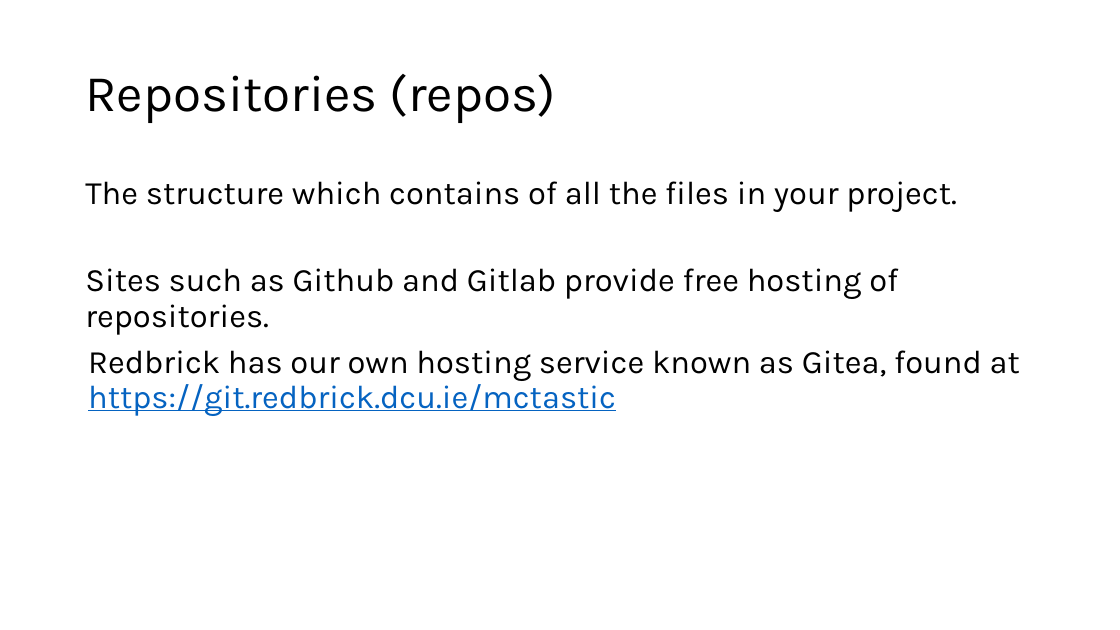
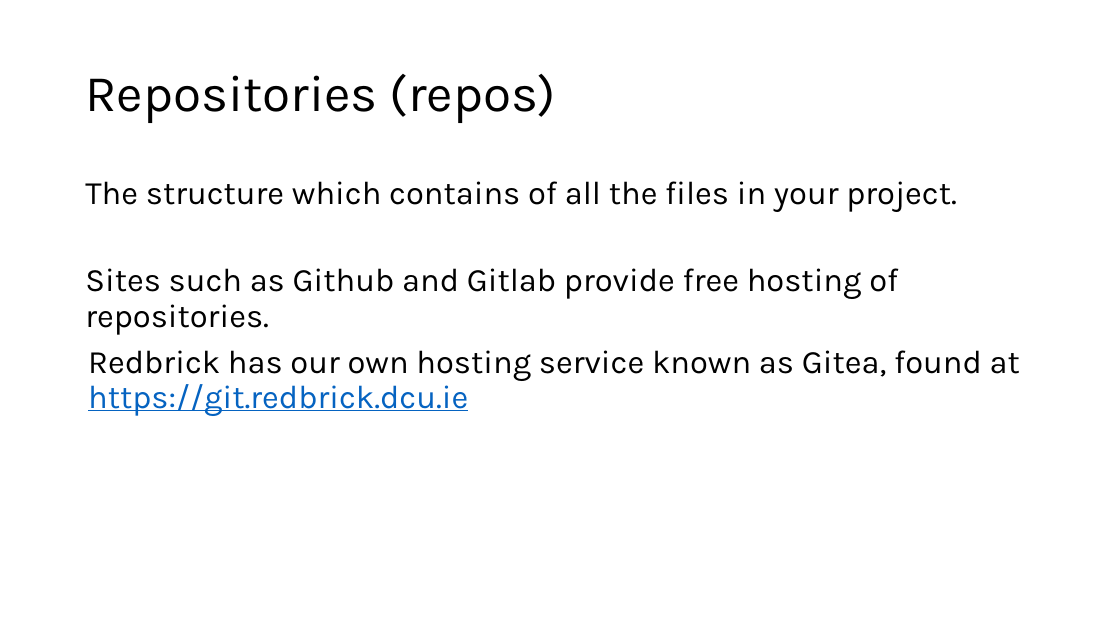
Before and after one commit to theycallmemac/talks, a slide deck: slide 9 of Git/Intro-To-Git/Git.pptx (slide 8 before the commit). Drawn at 1120x630 pixels with LibreOffice and Linux fonts; fonts in the diff are those of the drawing; background and template pictures are left out. Boxes give left, top, right and bottom in pixels: in the first picture for what was removed or moved away, otherwise in the second. Text is boxed around its words. In the diff, an @@ line names an element or a change of style, - is before the commit and + after.

```diff
--- a/Git/Intro-To-Git/Git.pptx
+++ b/Git/Intro-To-Git/Git.pptx
@@ text at (88,350,1020,416): text changed @@
-Redbrick has our own hosting service known as Gitea, found at https://git.redbrick.dcu.ie/mctastic
+Redbrick has our own hosting service known as Gitea, found at https://git.redbrick.dcu.ie
```
Also in this commit, not shown: 11 other slides changed, 4 slides added, 2 slides removed, 10 other files.
